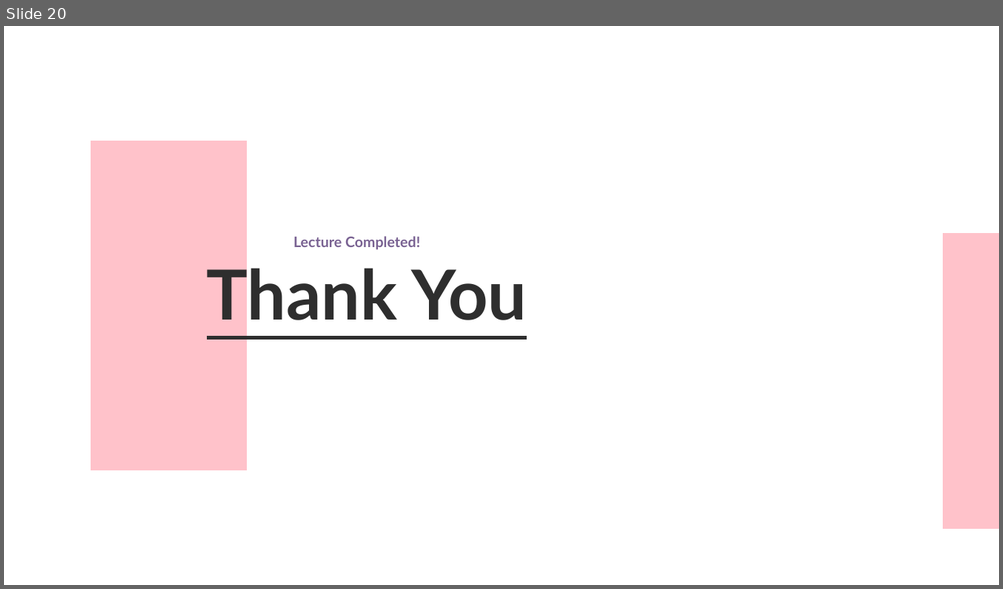
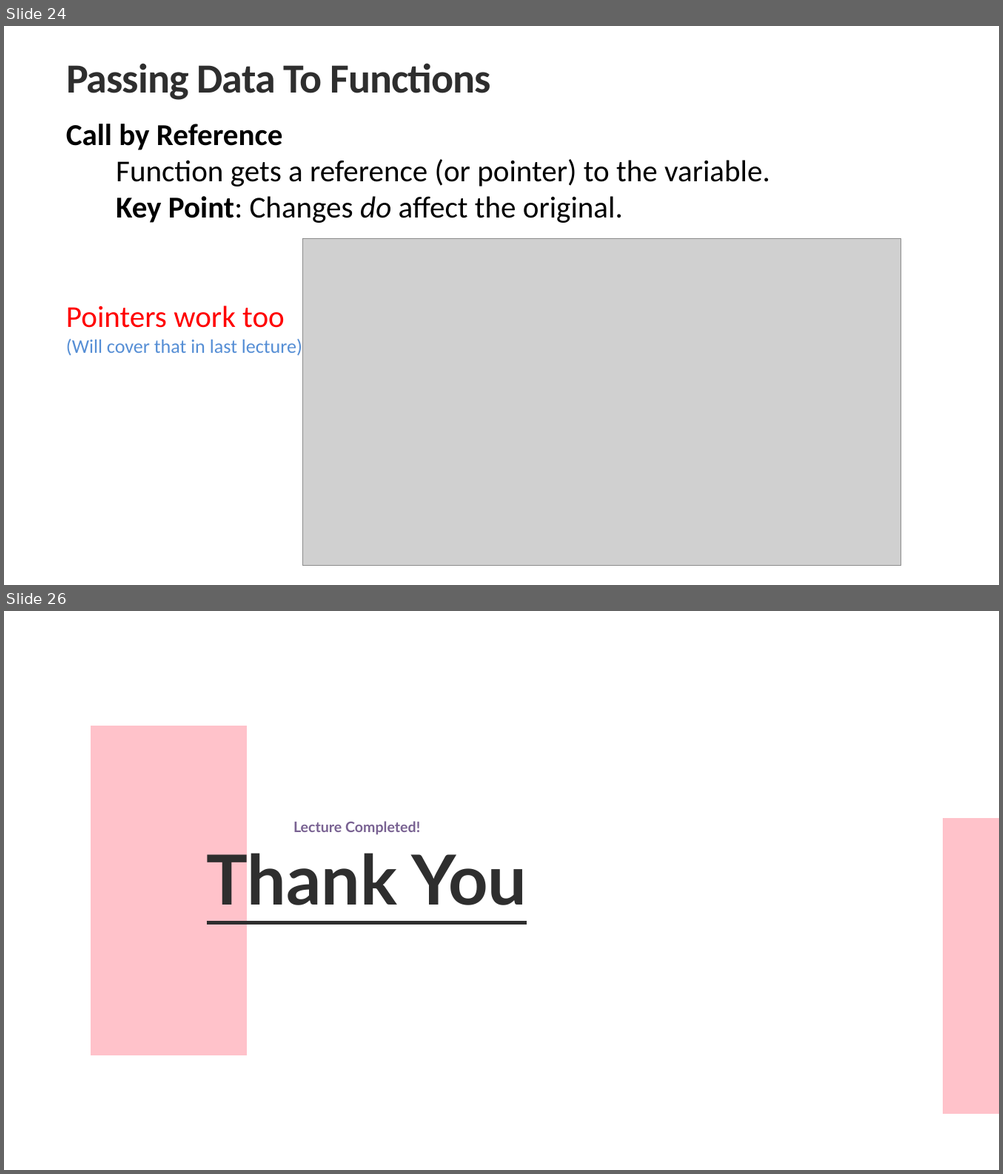
Before and after one commit to UKhayam/Programming-Fundamentals, a slide deck: PF-Lecture-08.pptx. Shown one above the other, each under a label of ours: slide 20 before the commit, slides 24 and 26 after it; the slides between them are not shown. The pictures are 1003x589 and 1003x1174 pixels, drawn with LibreOffice and Linux fonts; fonts in the diff are those of the drawing; grey boxes stand for pictures. Boxes give left, top, right and bottom in pixels: in the first picture for what was removed or moved away, otherwise in the second. Text is boxed around its words. In the diff, an @@ line names an element or a change of style, - is before the commit and + after.

```diff
--- a/PF-Lecture-08.pptx
+++ b/PF-Lecture-08.pptx
@@ slide 24 added at box(4, 26, 999, 585), background #FFFFFF @@
@@ text added at box(66, 63, 490, 100), 60 pt, text #2E2E2E, bold @@
+Passing Data To Functions
@@ text added at box(66, 124, 770, 356), 44 pt, text #000000 @@
+Call by Reference
+Function gets a reference (or pointer) to the variable.
+Key Point: Changes do affect the original.
+Pointers work too
+(Will cover that in last lecture)
@@ picture added at box(302, 239, 901, 565) @@
@@ what was slide 20 is now slide 26 @@
```
Also in this commit, not shown: 5 slides changed, 5 other slides added.
